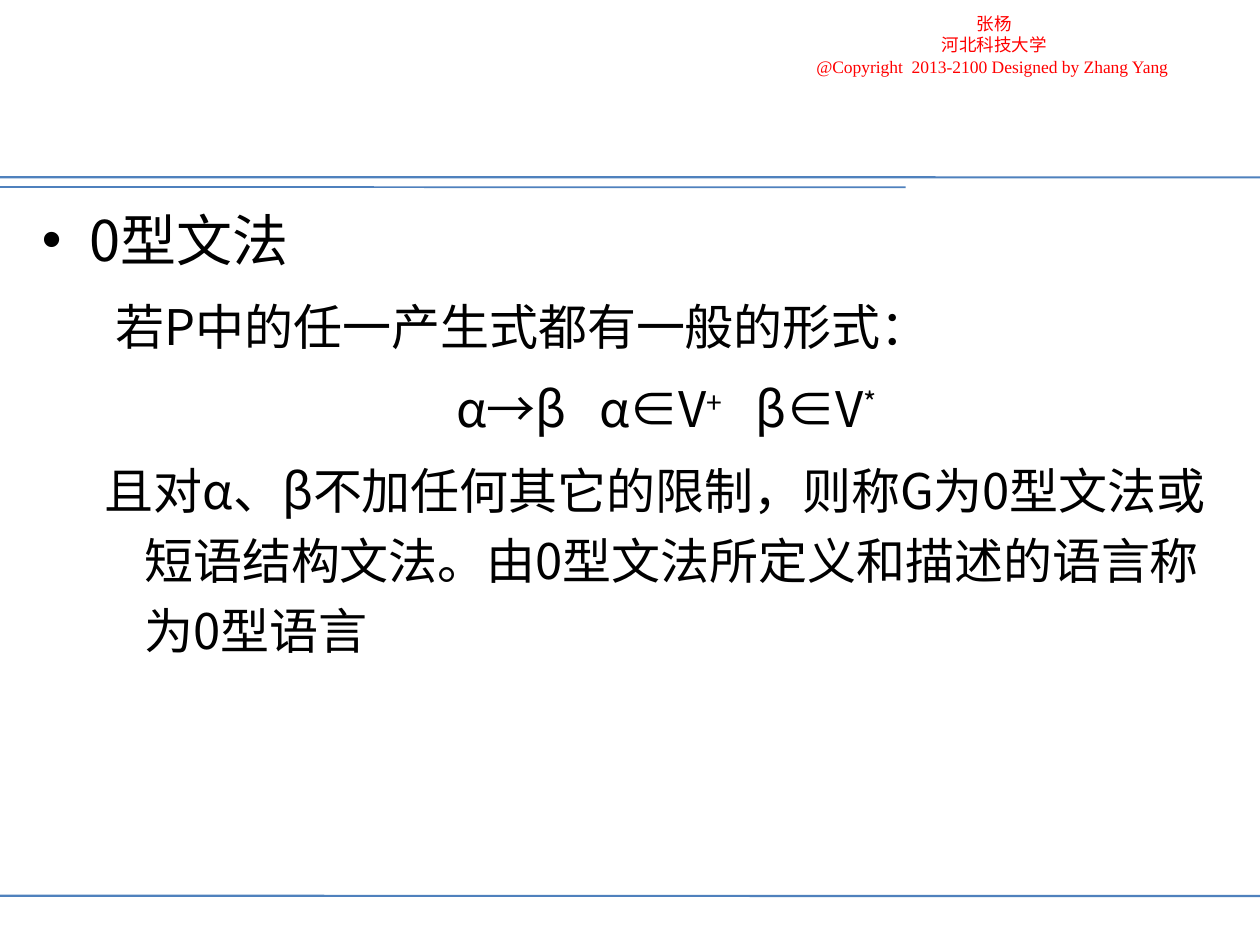
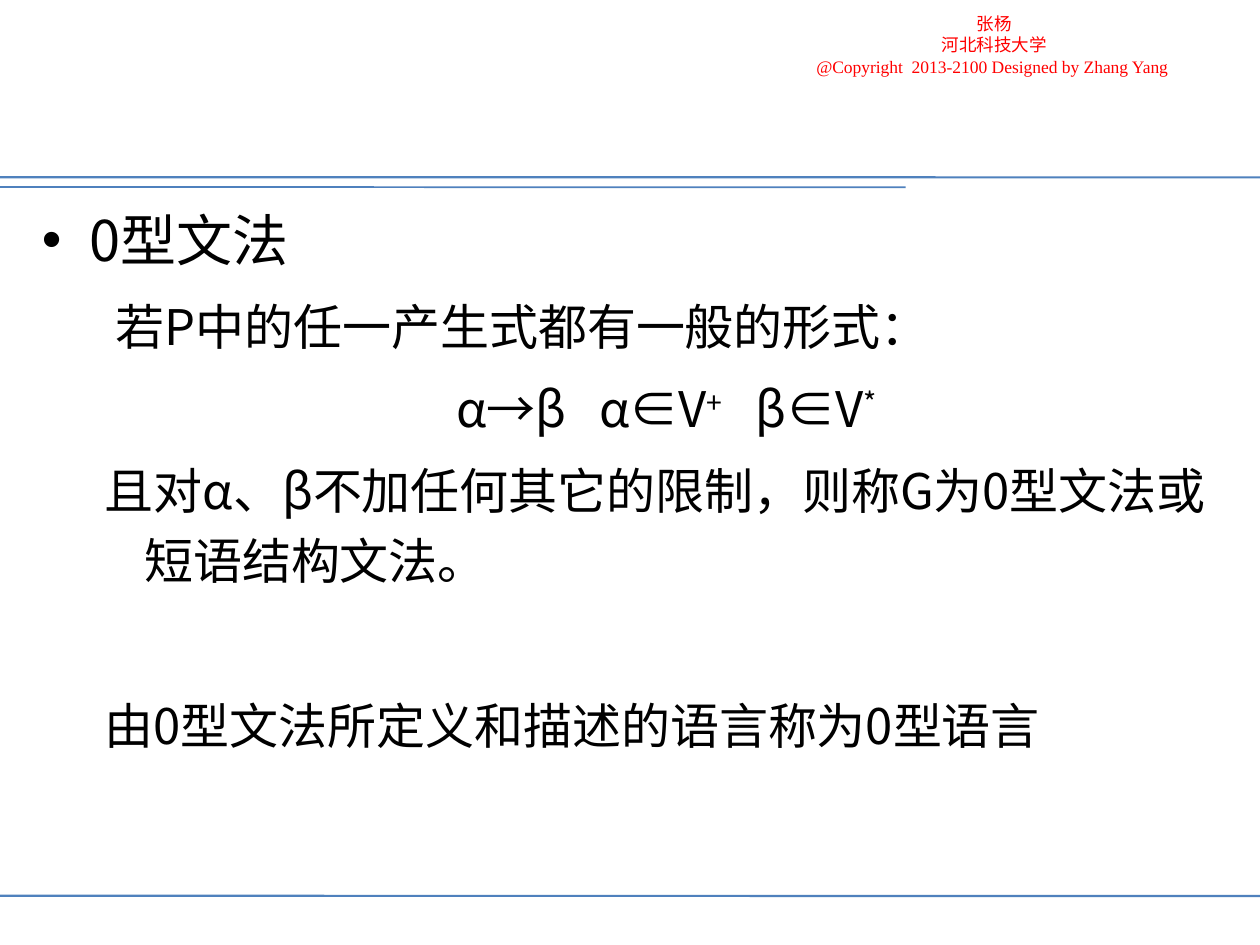
Before and after one commit to uzhangyang/uzhangyang.github.io, a slide deck: slide 17 of teaching/compiler/lessons/2-1.ppt. Drawn at 1260x945 pixels with LibreOffice and Linux fonts; fonts in the diff are those of the drawing; background and template pictures are left out. Boxes give left, top, right and bottom in pixels: in the first picture for what was removed or moved away, otherwise in the second. Text is boxed around its words. In the diff, an @@ line names an element or a change of style, - is before the commit and + after.

```diff
--- a/teaching/compiler/lessons/2-1.ppt
+++ b/teaching/compiler/lessons/2-1.ppt
@@ text at (105,467,1206,748): text changed @@
-  且对α、β不加任何其它的限制，则称G为0型文法或短语结构文法。由0型文法所定义和描述的语言称为0型语言
+  且对α、β不加任何其它的限制，则称G为0型文法或短语结构文法。
+  由0型文法所定义和描述的语言称为0型语言
```
Also in this commit, not shown: 7 other slides changed, 14 other files.
